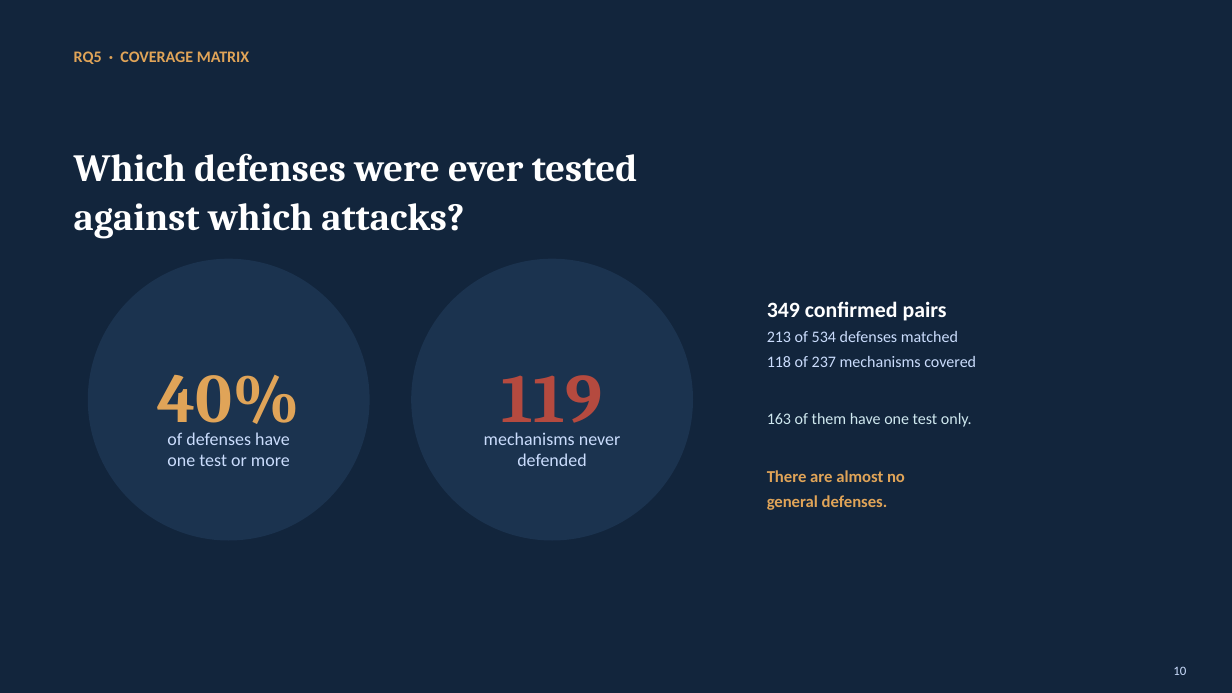
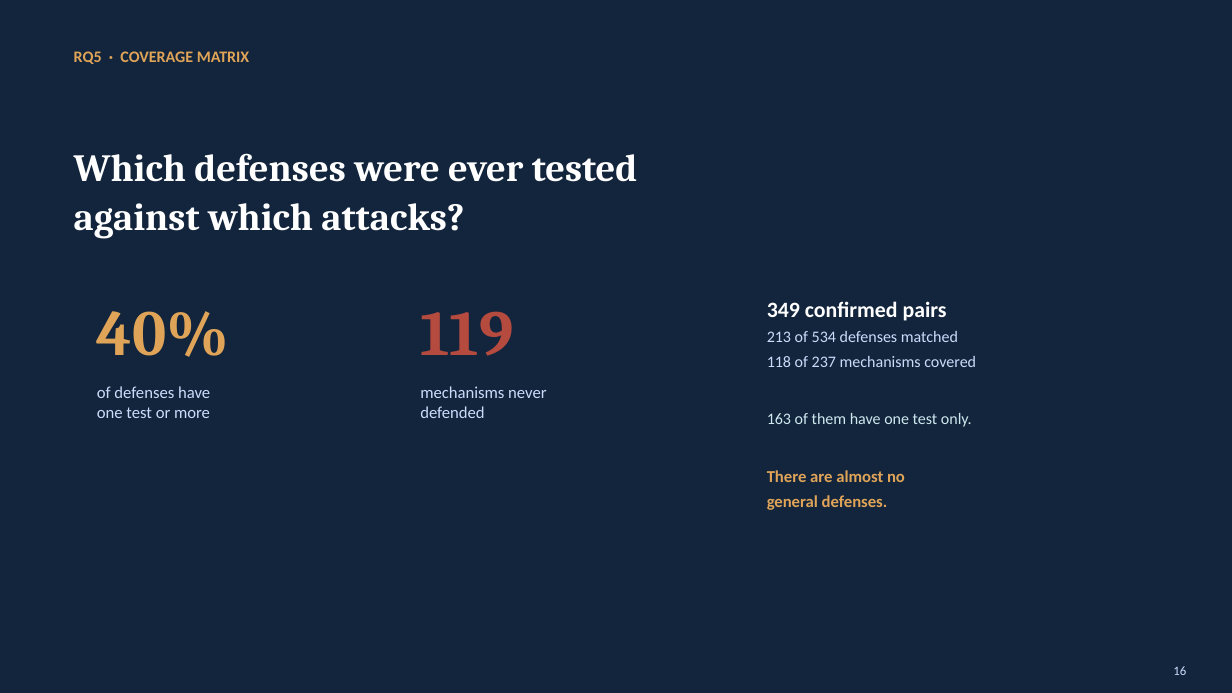
Before and after one commit to Nyamtulla/context_poison, a slide deck: slide 16 of context_sok_results_presentation.pptx (slide 10 before the commit). Drawn at 1232x693 pixels with LibreOffice and Linux fonts; fonts in the diff are those of the drawing. Boxes give left, top, right and bottom in pixels: in the first picture for what was removed or moved away, otherwise in the second. Text is boxed around its words. In the diff, an @@ line names an element or a change of style, - is before the commit and + after.

```diff
--- a/context_sok_results_presentation.pptx
+++ b/context_sok_results_presentation.pptx
@@ ellipse removed at (88, 259, 370, 541) @@
@@ ellipse removed at (411, 259, 693, 541) @@
@@ text "40%": place and size @@
-text "40%" at (157, 375, 300, 437)
+text "40%" at (97, 311, 229, 357)
@@ text "40%" at (97, 311, 229, 357): size 54 to 50 pt; alignment centre to left @@
@@ text "119" at (420, 311, 513, 356): size 54 to 50 pt; alignment centre to left @@
@@ text "119": place and size @@
-text "119" at (502, 375, 602, 437)
+text "119" at (420, 311, 513, 356)
@@ text "of defenses have": place and size @@
-text "of defenses have" at (167, 432, 290, 466)
+text "of defenses have" at (97, 386, 210, 418)
@@ text "of defenses have" at (97, 386, 210, 418): size 14 to 13 pt; alignment centre to left @@
@@ text "mechanisms never" at (420, 386, 546, 418): size 14 to 13 pt; alignment centre to left @@
@@ text "mechanisms never": place and size @@
-text "mechanisms never" at (484, 432, 620, 466)
+text "mechanisms never" at (420, 386, 546, 418)
@@ text at (1173, 666, 1186, 675): text changed @@
-10
+16
```
Also in this commit, not shown: 24 other slides changed, 7 slides added, 2 other files.
